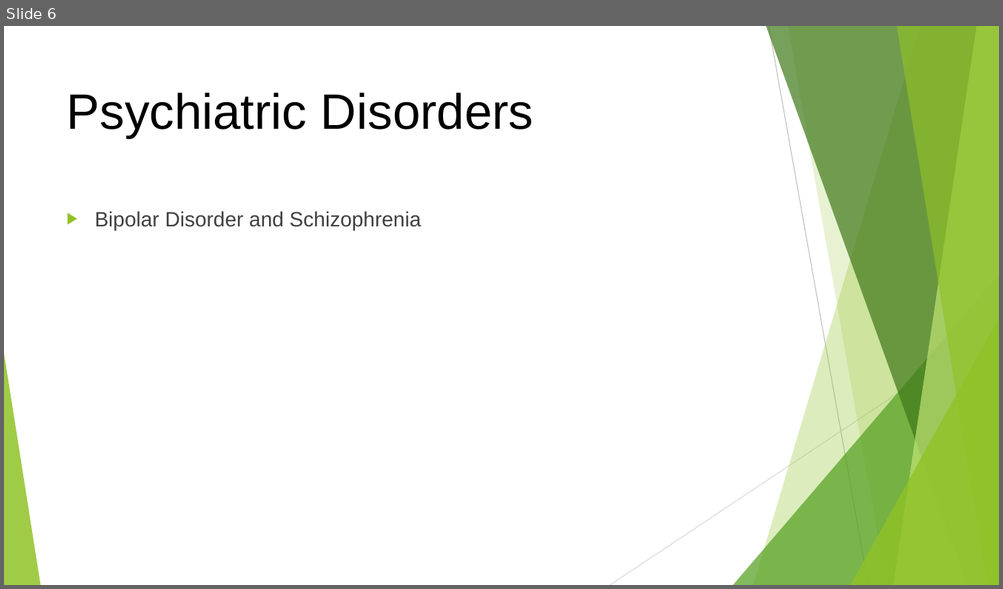
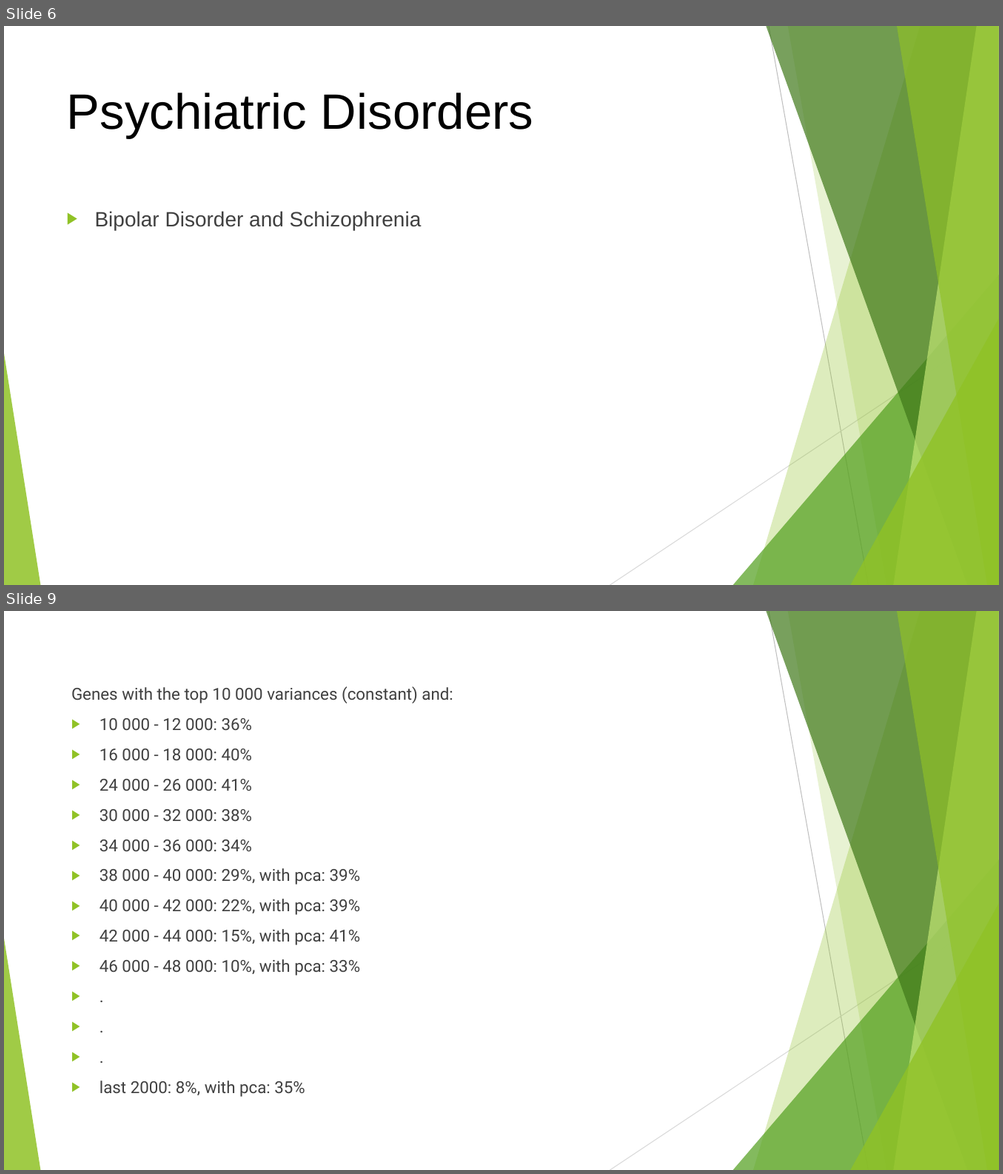
Before and after one commit to danyi1998/FYP, a slide deck: others/FYP Topic Presentation.pptx. Shown one above the other, each under a label of ours: slide 6 before the commit, slides 6 and 9 after it; the slides between them are not shown. The pictures are 1003x589 and 1003x1174 pixels, drawn with LibreOffice and Linux fonts; fonts in the diff are those of the drawing. Boxes give left, top, right and bottom in pixels: in the first picture for what was removed or moved away, otherwise in the second. Text is boxed around its words. In the diff, an @@ line names an element or a change of style, - is before the commit and + after.

```diff
--- a/others/FYP Topic Presentation.pptx
+++ b/others/FYP Topic Presentation.pptx
@@ slide 9 added at (4, 611, 999, 1170), background #FFFFFF; not listed: 10 template elements that a slide beside it also shows @@
@@ text added at (71, 686, 452, 976), 16 pt, text #404040 @@
+Genes with the top 10 000 variances (constant) and:
+▶ 10 000 - 12 000: 36%
+▶ 16 000 - 18 000: 40%
+▶ 24 000 - 26 000: 41%
+▶ 30 000 - 32 000: 38%
+▶ 34 000 - 36 000: 34%
+▶ 38 000 - 40 000: 29%, with pca: 39%
+▶ 40 000 - 42 000: 22%, with pca: 39%
+▶ 42 000 - 44 000: 15%, with pca: 41%
+▶ 46 000 - 48 000: 10%, with pca: 33%
+▶ .
+▶ .
+▶ .
+▶ last 2000: 8%, with pca: 35%
```
Also in this commit, not shown: 18 other slides added.
